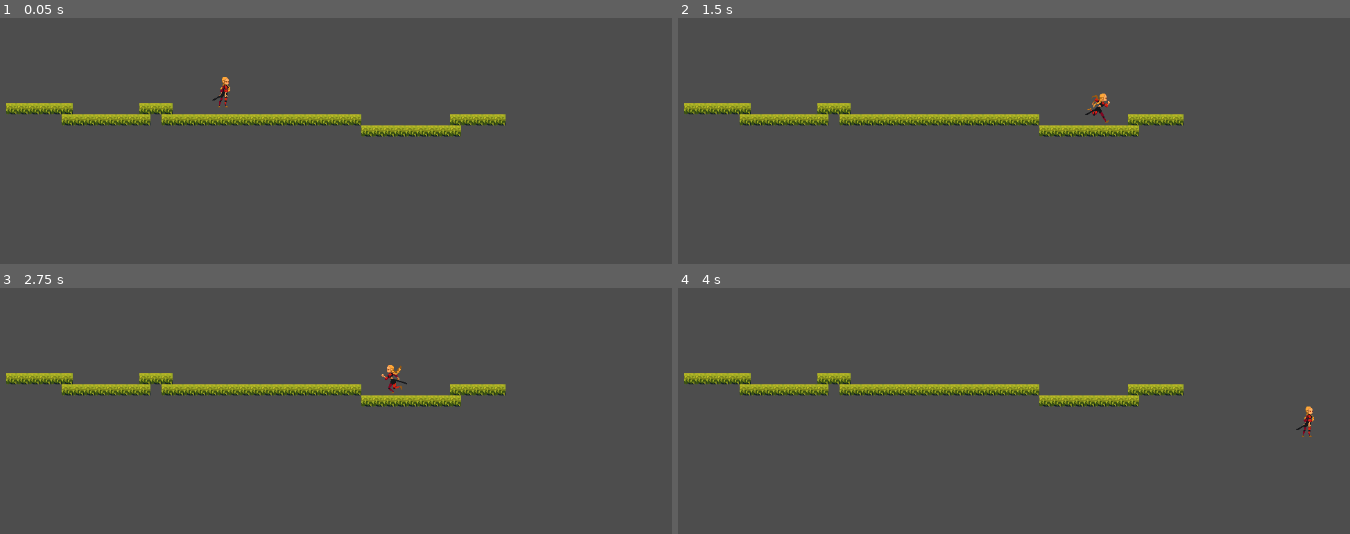
Above: before the commit, frames 1-4 (two rows, left to right).
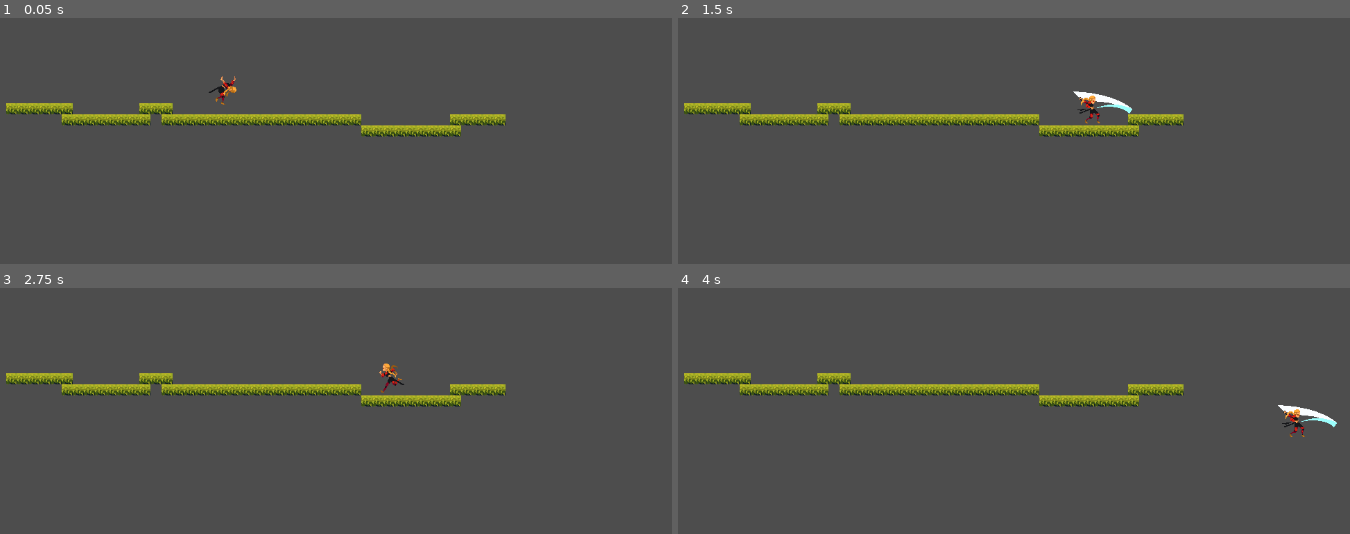
Above: after the commit, the same moments.

Repository: boovle2/plataeu
Game: Godot game, scene res://Level1.tscn
Two runs of this game, one before a commit and one after it. Both use one fixed random seed, a clock stepped at 60 frames per second and the inputs below.
Inputs (mouse positions are in pixels of both pictures, inside the frame that each line leads up to):
- Up to frame 1 (0.05 s): no input
- Up to frame 2 (1.5 s): tap Enter (ui_accept) at 0.5, 0.77 s; move the mouse to (outside the picture) at 0.52 s; press the mouse at (outside the picture) at 0.53 s; hold Right (ui_right) from 0.53 s (still down); tap Q (attack1, bound only before the commit) at 0.8, 1.35 s; move the mouse to (792, 62) at 1.27 s; release the mouse at (792, 62) at 1.28 s
- Up to frame 3 (2.75 s): tap Enter (ui_accept) at 1.52 s; click (114, 332) at 1.55 s; move the mouse to (outside the picture) at 2.02 s; release Right (ui_right) at 2.03 s; press the mouse at (outside the picture) at 2.03 s; hold Left (ui_left) from 2.03 s (still down); tap Q (attack1, bound only before the commit) at 2.3 s
- Up to frame 4 (4 s): move the mouse to (913, 398) at 2.77 s; release Left (ui_left) at 2.78 s; release the mouse at (913, 398) at 2.78 s; hold Right (ui_right) from 2.78 s (still down); tap Q (attack1, bound only before the commit) at 2.85, 3.8 s; tap Enter (ui_accept) at 3.02, 3.77 s; click (913, 398) at 3.05 s; move the mouse to (1188, 376) at 3.52 s; press the mouse at (1188, 376) at 3.53 s

The runs differ from the first frame. In frame 1, 0.2% of the frame differs, in the area x 31-36%, y 23-37%; in frame 2, 0.5%; in frame 3, 0.2%; in frame 4, 0.5%, in the area x 89-99%, y 47-61%.

Commit message:
player attack

Diff:
--- a/plataeu/player.tscn
+++ b/plataeu/player.tscn
@@ -125,7 +125,7 @@
 "duration": 1.0,
 "texture": SubResource("AtlasTexture_op7ga")
 }],
-"loop": true,
+"loop": false,
 "name": &"attack_",
 "speed": 5.0
 }, {
@@ -204,3 +204,5 @@
 [node name="CollisionShape2D" type="CollisionShape2D" parent="." unique_id=575144472]
 position = Vector2(0, 25)
 shape = SubResource("CapsuleShape2D_tkwlq")
+
+[connection signal="animation_finished" from="AnimatedSprite2D" to="." method="_on_AnimatedSprite2D_animation_finished"]
--- a/plataeu/playermovement.gd
+++ b/plataeu/playermovement.gd
@@ -1,50 +1,56 @@
 extends CharacterBody2D
-
 
 const SPEED = 300.0
 const JUMP_VELOCITY = -400.0
+
 @onready var animated_sprite_2d: AnimatedSprite2D = $AnimatedSprite2D
 
 var attack: bool = false
 
 func _physics_process(delta: float) -> void:
-	# Add the gravity.
+
+	# Gravity
 	if not is_on_floor():
 		velocity += get_gravity() * delta
 
-	# Handle jump.
+	# Jump
 	if Input.is_action_just_pressed("ui_accept") and is_on_floor():
 		velocity.y = JUMP_VELOCITY
 
+	# Movement
+	var direction := Input.get_axis("ui_left", "ui_right")
 
-	# Get the input direction and handle the movement/deceleration.
-	# As good practice, you should replace UI actions with custom gameplay actions.
-	var direction := Input.get_axis("ui_left", "ui_right")
-	if direction:
+	if direction != 0:
 		velocity.x = direction * SPEED
 	else:
 		velocity.x = move_toward(velocity.x, 0, SPEED)
 
-
-	# flip direction
+	# Flip sprite
 	if direction > 0:
 		animated_sprite_2d.flip_h = false
 	elif direction < 0:
 		animated_sprite_2d.flip_h = true
 
-	# play animations
-	if(is_on_floor()):
-		if $AnimatedSprite2D.animation != "attack1":
+	# Attack input (maar 1x per klik)
+	if Input.is_action_just_pressed("attack1") and not attack:
+		attack = true
+		velocity.x = 0
+		animated_sprite_2d.play("attack_")
+
+	# Normale animaties (alleen als je niet aanvalt)
+	if not attack:
+		if is_on_floor():
 			if direction == 0:
 				animated_sprite_2d.play("idle")
 			else:
 				animated_sprite_2d.play("run")
 		else:
-			if $AnimatedSprite2D.animation != "attack1":
-				animated_sprite_2d.play("jump")
+			animated_sprite_2d.play("jump")
+
 	move_and_slide()
 
-	#attack animation
-	if Input.is_action_pressed("attack1"):
-		print("attack")
-		animated_sprite_2d.play("attack_")
+
+# Wordt automatisch aangeroepen wanneer een animatie klaar is
+func _on_AnimatedSprite2D_animation_finished() -> void:
+	if animated_sprite_2d.animation == "attack_":
+		attack = false
--- a/plataeu/project.godot
+++ b/plataeu/project.godot
@@ -43,7 +43,7 @@
 }
 attack1={
 "deadzone": 0.2,
-"events": [Object(InputEventKey,"resource_local_to_scene":false,"resource_name":"","device":-1,"window_id":0,"alt_pressed":false,"shift_pressed":false,"ctrl_pressed":false,"meta_pressed":false,"pressed":false,"keycode":0,"physical_keycode":81,"key_label":0,"unicode":113,"location":0,"echo":false,"script":null)
+"events": [Object(InputEventMouseButton,"resource_local_to_scene":false,"resource_name":"","device":-1,"window_id":0,"alt_pressed":false,"shift_pressed":false,"ctrl_pressed":false,"meta_pressed":false,"button_mask":1,"position":Vector2(182, 12),"global_position":Vector2(194, 72),"factor":1.0,"button_index":1,"canceled":false,"pressed":true,"double_click":true,"script":null)
 ]
 }
 
